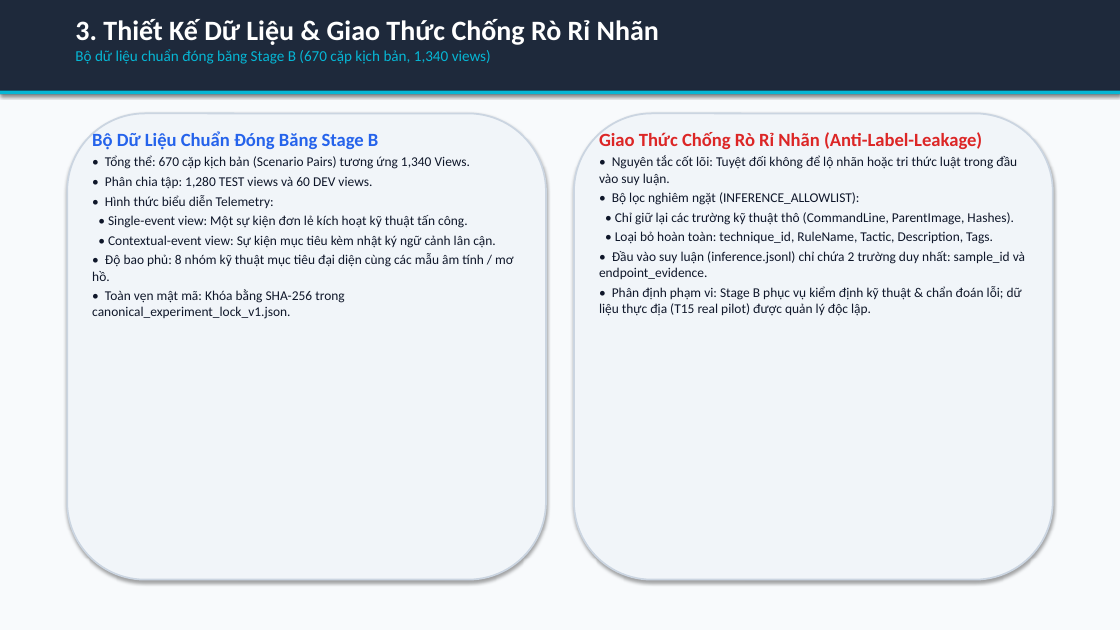
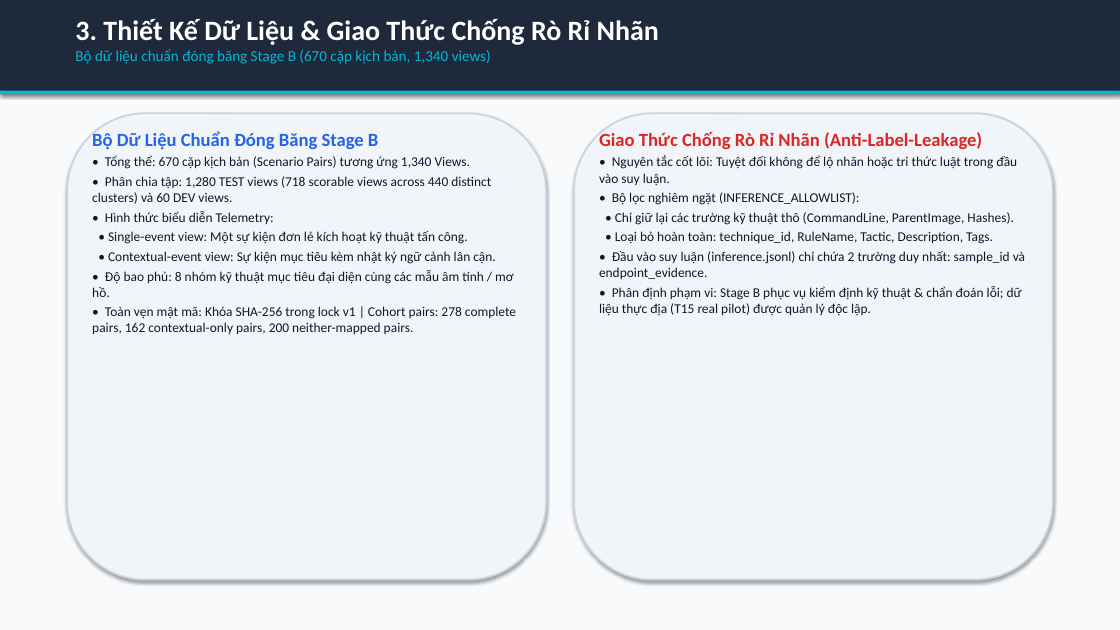
Before and after one commit to habachcp6/RAG2ATTCK, a slide deck: slide 4 of reports/evidence/fixture_populated_slides.pptx. Drawn at 1120x630 pixels with LibreOffice and Linux fonts; fonts in the diff are those of the drawing. Boxes give left, top, right and bottom in pixels: in the first picture for what was removed or moved away, otherwise in the second. Text is boxed around its words. In the diff, an @@ line names an element or a change of style, - is before the commit and + after.

```diff
--- a/reports/evidence/fixture_populated_slides.pptx
+++ b/reports/evidence/fixture_populated_slides.pptx
@@ text at [92, 176, 491, 204]: text changed @@
-• Phân chia tập: 1,280 TEST views và 60 DEV views.
+• Phân chia tập: 1,280 TEST views (718 scorable views across 440 distinct clusters) và 60 DEV views.
@@ text at [92, 306, 516, 334]: text changed @@
-• Toàn vẹn mật mã: Khóa bằng SHA-256 trong canonical_experiment_lock_v1.json.
+• Toàn vẹn mật mã: Khóa SHA-256 trong lock v1 | Cohort pairs: 278 complete pairs, 162 contextual-only pairs, 200 neither-mapped pairs.
```
Also in this commit, not shown: 4 other slides changed, 12 other files.
